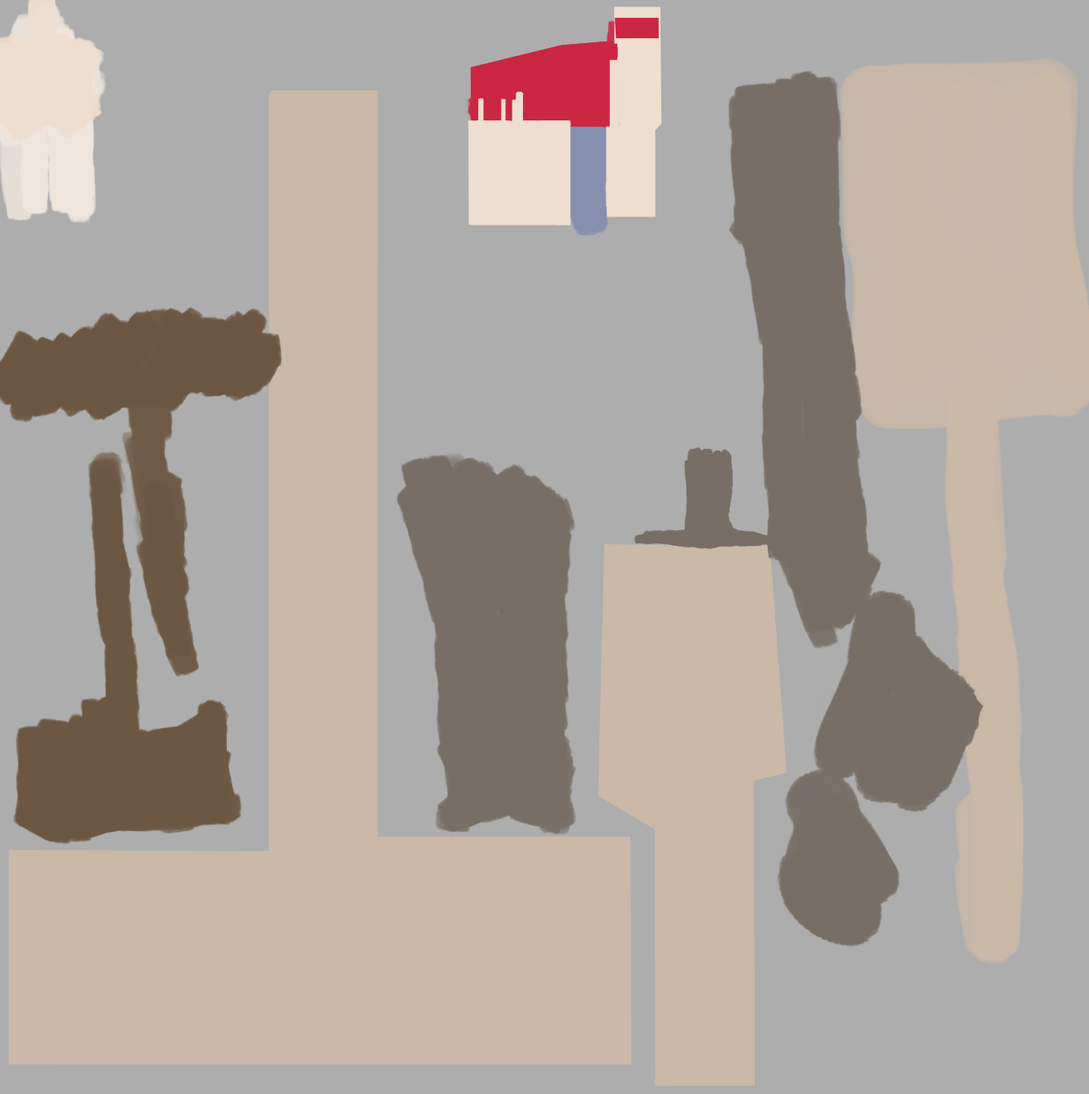
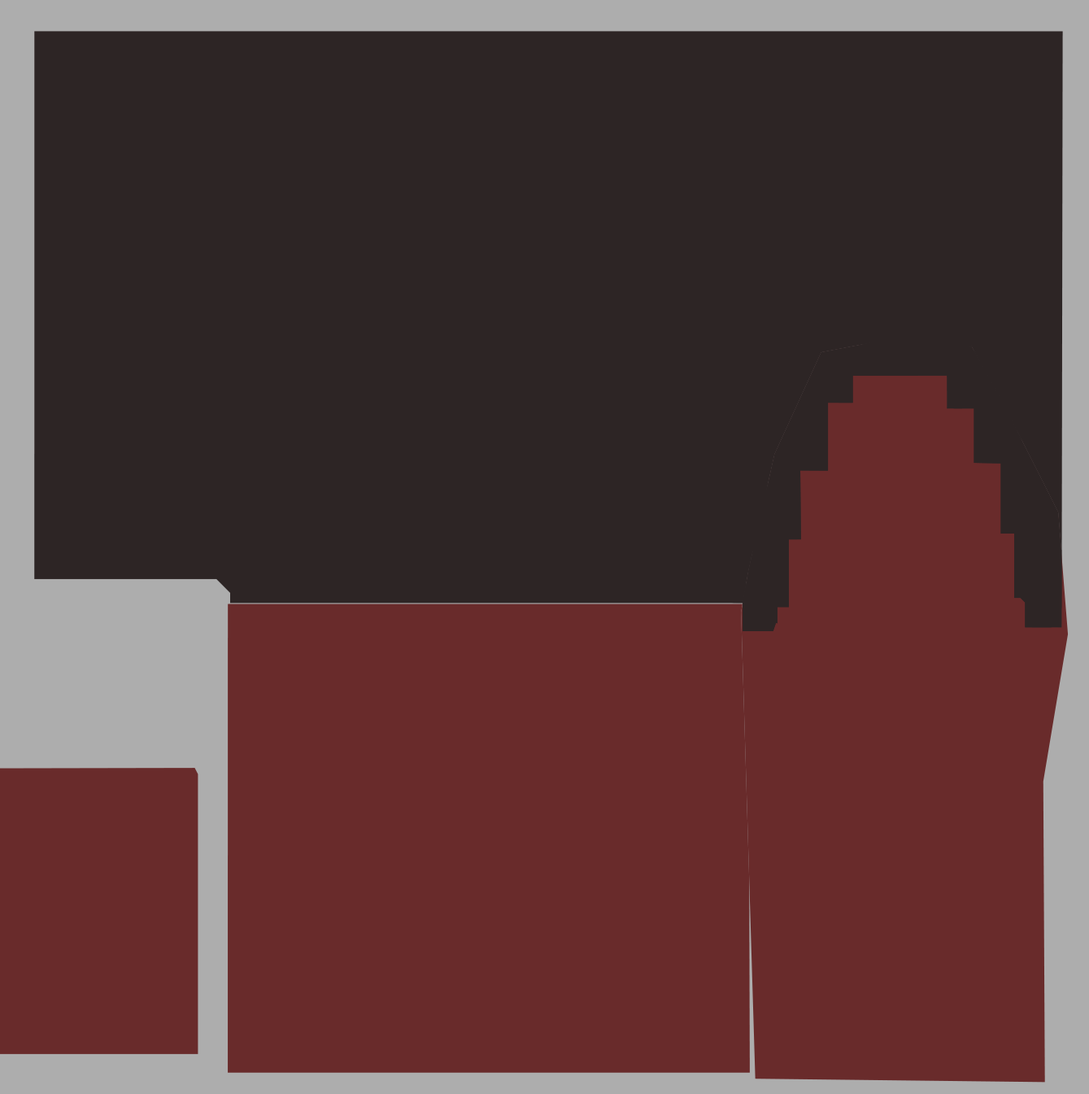
Two versions of the same layered image (1089px x 1094px). Layer-by-layer changes:
added layer "Layer 2" above "winkel sinkel" over [0, 30, 1069, 1083]
moved "Layer 1" into group "winkel sinkel" over [0, 0, 1089, 1086]
